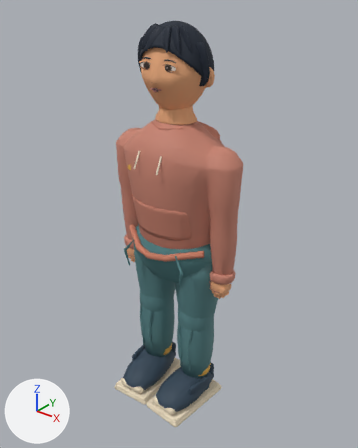
Renders of the Blender file models/atrium/residents/tang.blend from each side of a commit.
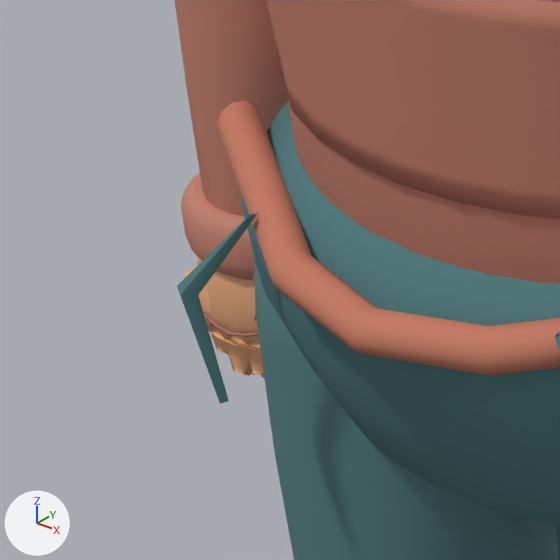
The first picture shows the older version from a 50 mm camera at (1.222, -1.507, 1.818) aimed at (0.02, -0.005, 0.887). The close-ups show the older and then the newer version on the part from 28% to 49% of the width and 47% to 64% of the height of that picture. Only the edits that show in the close-ups are written down. The axes (+X, +Y, +Z) are drawn at lower left. The lights are the same throughout.

Objects in the first close-up: 'HipLoadFold_-1', 'HipLoadFold_1', 'Kangaroo fabric pocket', 'Ribbed lower hem', 'SkinnedArticulationCore', 'TrouserSeat' and 2 more.
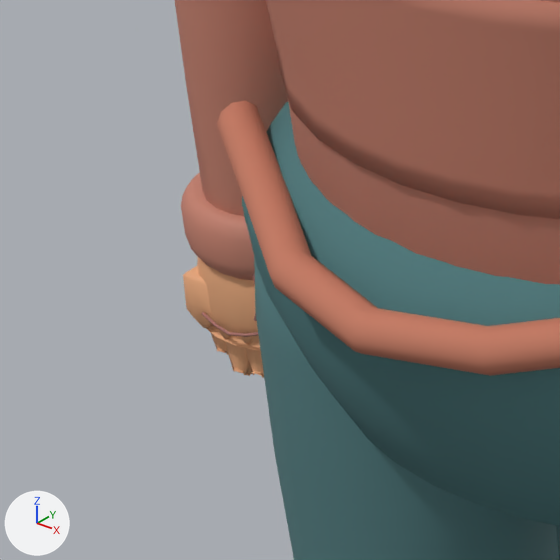
The change, as a diff of the scene's bpy script:
```diff
--- a/models/atrium/residents/tang.blend.py
+++ b/models/atrium/residents/tang.blend.py
@@ ob_hiploadfold__1 @@
-ob_hiploadfold__1 = bpy.data.objects.new('HipLoadFold_-1', me_hiploadfold__1mesh)
-ob_hiploadfold__1.parent = ob_visualroot
-ob_hiploadfold__1.location = (0.0, 0.0, 0.0)
-_m = ob_hiploadfold__1.modifiers.new('Fabric fold softness', 'BEVEL')
-_m.width = 0.00064
-_m.width_pct = 0.00064
-_m.segments = 2
@@ ob_hiploadfold_1 @@
-ob_hiploadfold_1 = bpy.data.objects.new('HipLoadFold_1', me_hiploadfold_1mesh)
-ob_hiploadfold_1.parent = ob_visualroot
-ob_hiploadfold_1.location = (0.0, 0.0, 0.0)
-_m = ob_hiploadfold_1.modifiers.new('Fabric fold softness', 'BEVEL')
-_m.width = 0.00064
-_m.width_pct = 0.00064
-_m.segments = 2
```

Location of each change, (x1, y1, x2, y2) in pixels of the close-ups (560 x 560 px):
'HipLoadFold_-1', deleted (cyan)
    before: (177, 213, 258, 404)
